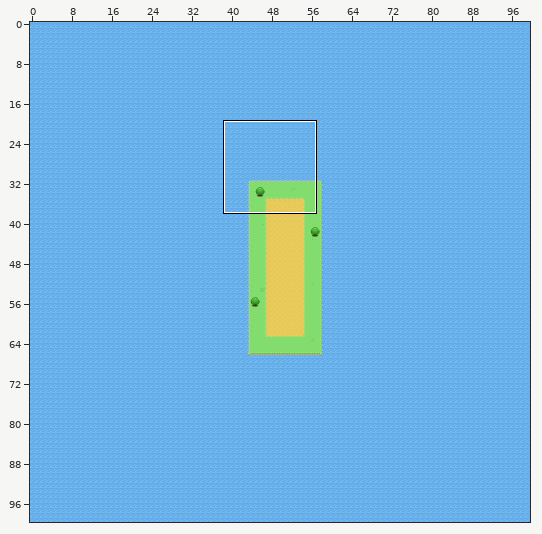
Tiled map, stored at core/assets/map.tmx. The picture above shows the old version from afar; the outline marks the close-up.
Close-up. Old version:
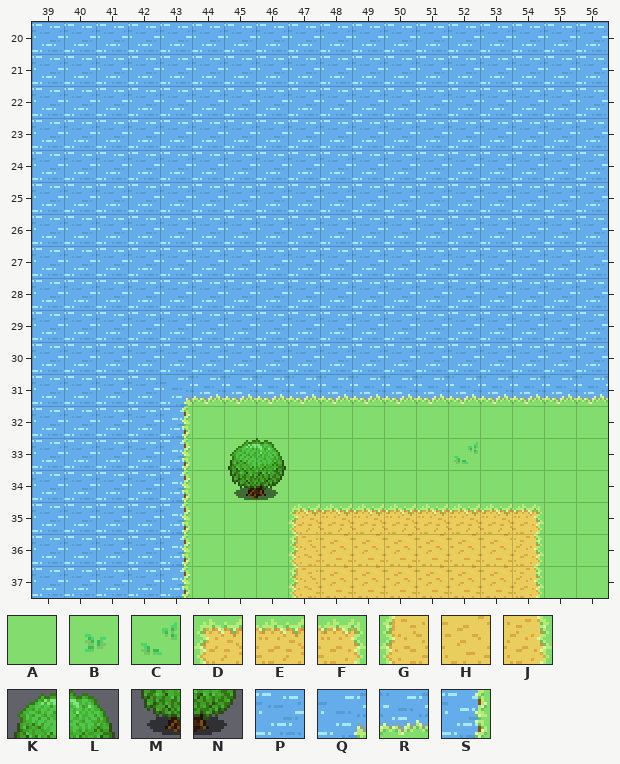
Cells are 16x16 px. Shown: x 39..56, y 20..37. The commit also changed other parts of the map, which this record leaves out.
Key: from "tiles": A 0, B 1, C 4, D 7, E 8, F 9, G 19, H 20, J 21, K 74, L 75, M 86, N 87, P 109, Q 156, R 157, S 168.
_ is an empty cell.
Layer "Ground" before, first column x 39:
20 PPPPPPPPPPPPPPPPPP
21 PPPPPPPPPPPPPPPPPP
22 PPPPPPPPPPPPPPPPPP
23 PPPPPPPPPPPPPPPPPP
24 PPPPPPPPPPPPPPPPPP
25 PPPPPPPPPPPPPPPPPP
26 PPPPPPPPPPPPPPPPPP
27 PPPPPPPPPPPPPPPPPP
28 PPPPPPPPPPPPPPPPPP
29 PPPPPPPPPPPPPPPPPP
30 PPPPPPPPPPPPPPPPPP
31 PPPPQRRRRRRRRRRRRR
32 PPPPSAAAAAAAAAAAAA
33 PPPPSABAAAAAACAAAA
34 PPPPSAAAAAAAAAAAAA
35 PPPPSAAADEEEEEEFAA
36 PPPPSAAAGHHHHHHJAA
37 PPPPSAAAGHHHHHHJAA
After:
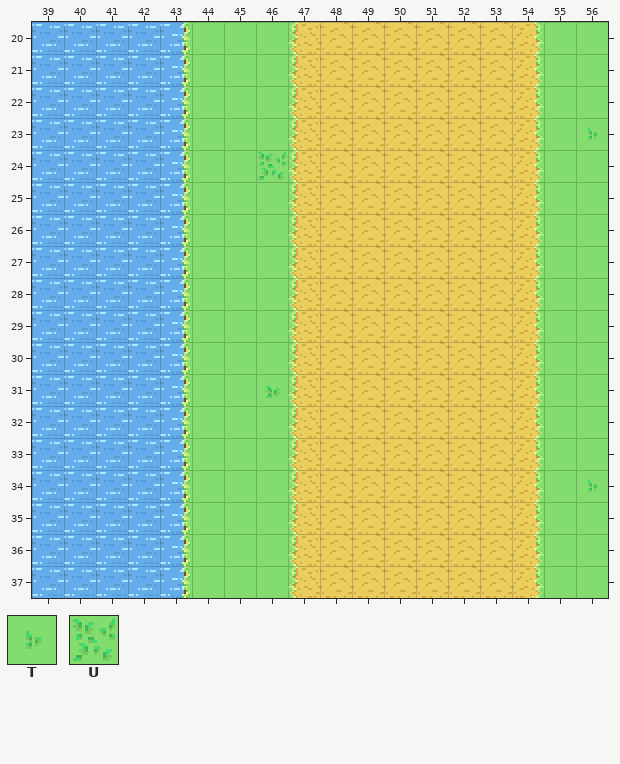
Further tiles: from "tiles": T 3, U 5.
What changed:
Layer "Ground":
y 20..22: x 43..56 PPPPPPPPPPPPPP -> SAAAGHHHHHHJAA
y 23: x 43..56 PPPPPPPPPPPPPP -> SAAAGHHHHHHJAT
y 24: x 43..56 PPPPPPPPPPPPPP -> SAAUGHHHHHHJAA
y 25..30: x 43..56 PPPPPPPPPPPPPP -> SAAAGHHHHHHJAA
y 31: x 43..56 QRRRRRRRRRRRRR -> SAABGHHHHHHJAA
y 32: x 47..54 AAAAAAAA -> GHHHHHHJ
y 33: x 45 B -> A; x 47..54 AAAAACAA -> GHHHHHHJ
y 34: x 47..54 AAAAAAAA -> GHHHHHHJ; x 56 A -> T
y 35: x 47..54 DEEEEEEF -> GHHHHHHJ
Layer "Decal" (now hidden):
y 33: x 45..46 KL -> __
y 34: x 45..46 MN -> __
